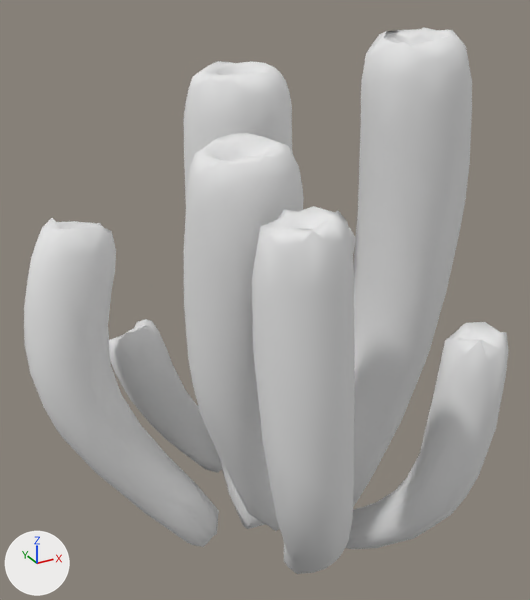
The OBJ model mge_v17_student_version/assets/mge/models/TubeCoral.OBJ, before and after one commit.
Both versions are drawn from a 50 mm camera at (-1.035, -1.752, 1.73) aimed at (-0.06, 0.022, 0.843). Arrows for +X, +Y and +Z are at lower left; the lights stay in place. Where no turn or scale is listed for an object, it has been applied to the vertices. Vertices at the same position are counted once.

Names of what the first picture shows: 'TubeCoral'.
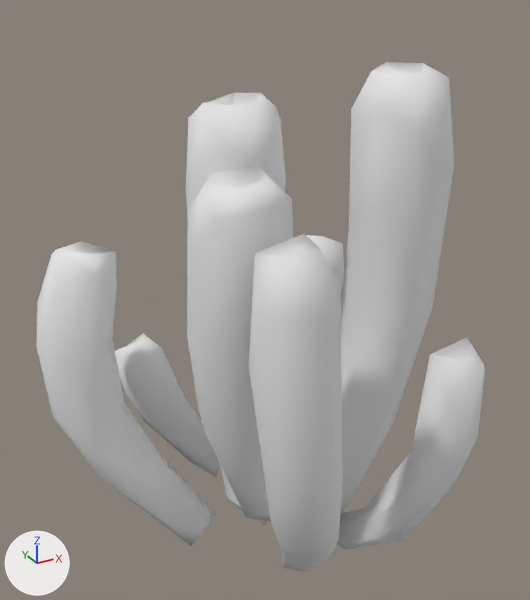
What changed in the scene script:
```text
Change me_tubecoral:
    used by ob_tubecoral; location = (0.0, 0.0, 0.0)
    remove me_tubecoral.from_pydata(...)  # 1762 vertices, 1746 faces; spans x -0.72..0.58, y -0.61..0.56, z -0.11..1.6
    add me_tubecoral.from_pydata(...)  # 307 vertices, 582 faces; spans x -0.7..0.5, y -0.59..0.49, z -0.03..1.51
    me_tubecoral part 1: the loose piece of 338 vertices spanning x -0.04..0.58, y -0.21..0.12, z -0.04..1.6 is rebuilt with 58 vertices and now spans x -0.06..0.5, y -0.22..0.08, z -0.01..1.51
    me_tubecoral part 2: the loose piece of 284 vertices spanning x -0.22..0.11, y -0.05..0.36, z -0.02..1.51 is rebuilt with 49 vertices and now spans x -0.23..0.07, y -0.07..0.31, z 0.08..1.43
    me_tubecoral part 3: the loose piece of 236 vertices spanning x -0.35..0.09, y -0.61..-0.05, z -0.11..1.27 is rebuilt with 41 vertices and now spans x -0.36..0.05, y -0.59..-0.09, z -0.03..1.21
    me_tubecoral part 4: the loose piece of 230 vertices spanning x -0.39..0.02, y -0.34..0.01, z 0.09..1.38 is rebuilt with 40 vertices and now spans x -0.39..-0.04, y -0.34..-0.02, z 0.11..1.31
    me_tubecoral part 5: the loose piece of 170 vertices spanning x 0.03..0.54, y 0.18..0.56, z 0.15..0.92 is rebuilt with 30 vertices and now spans x 0.01..0.46, y 0.14..0.49, z 0.17..0.88
    me_tubecoral part 6: the loose piece of 152 vertices spanning x 0.11..0.42, y -0.55..-0.09, z -0.05..0.86 is rebuilt with 27 vertices and now spans x 0.07..0.35, y -0.54..-0.14, z 0.0..0.82
    me_tubecoral part 7: the loose piece of 128 vertices spanning x -0.44..-0.09, y 0.19..0.51, z 0.11..0.67 is rebuilt with 23 vertices and now spans x -0.44..-0.13, y 0.17..0.45, z 0.13..0.64
    me_tubecoral part 8
    223 vertices are removed from x -0.72..-0.2, y 0.04..0.4, z -0.05..1.09
    222 faces are deleted
    38 vertices are added at x -0.7..-0.22, y 0.01..0.35, z -0.02..1.03
    74 new faces join them
```

Boxes (x1, y1, x2, y2) around the edits, measured in the pictures (530 x 600 px):
'TubeCoral', reshaped (7% narrower, 6% shorter)
    before: (24, 28, 508, 574)
    after: (36, 62, 485, 573)
part 1 of me_tubecoral, rebuilt
    before: (353, 28, 472, 507)
    after: (340, 62, 454, 515)
part 2 of me_tubecoral, rebuilt (8% narrower, 7% shorter)
    before: (183, 61, 292, 529)
    after: (186, 93, 286, 526)
part 3 of me_tubecoral, rebuilt (9% narrower, 8% shorter)
    before: (252, 206, 355, 574)
    after: (249, 234, 343, 573)
part 4 of me_tubecoral, rebuilt (12% narrower, 11% shorter)
    before: (184, 133, 304, 531)
    after: (187, 167, 293, 521)
part 5 of me_tubecoral, rebuilt
    before: (349, 228, 355, 257)
    after: (307, 235, 344, 290)
part 6 of me_tubecoral, rebuilt (9% narrower, 6% shorter)
    before: (345, 322, 508, 549)
    after: (337, 337, 485, 550)
part 7 of me_tubecoral, rebuilt (8% narrower, 6% shorter)
    before: (109, 319, 222, 473)
    after: (115, 334, 219, 478)
part 8 of me_tubecoral, cut back
    before: (24, 218, 219, 547)
    after: (36, 241, 217, 546)
